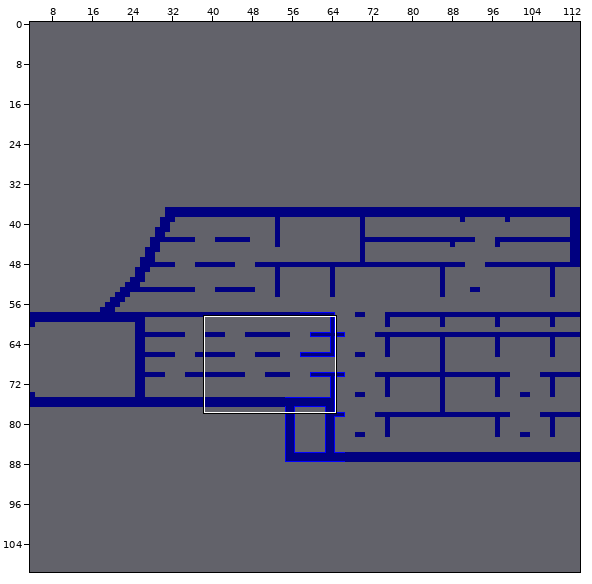
Tiled map: map.tmx. The first picture is a wide view before the edit; the outline marks the close-up.
Close-up. Old version:
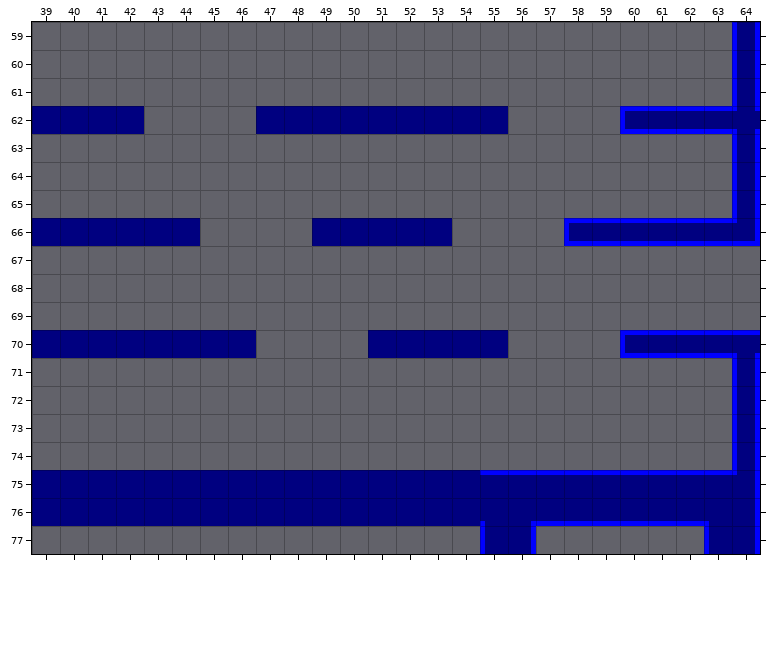
Cells are 32x32 px. Shown: x 39..64, y 59..77. The commit also changed other parts of the map, which this record leaves out.
Once edited:
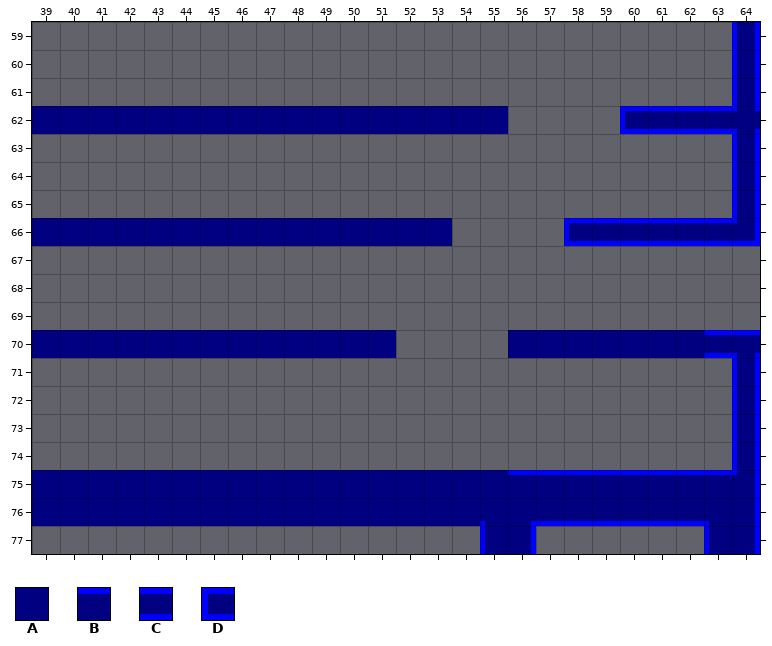
Key: from "tiles": A 0, B 6, C 11, D 12.
_ is an empty cell.
Diff:
Layer "physics":
y 62: x 43..46 ____ -> AAAA
y 66: x 45..48 ____ -> AAAA
y 70: x 47..50 ____ -> AAAA; x 52..62 AAAA____DCC -> ____AAAAAAA
y 75: x 55 B -> A
